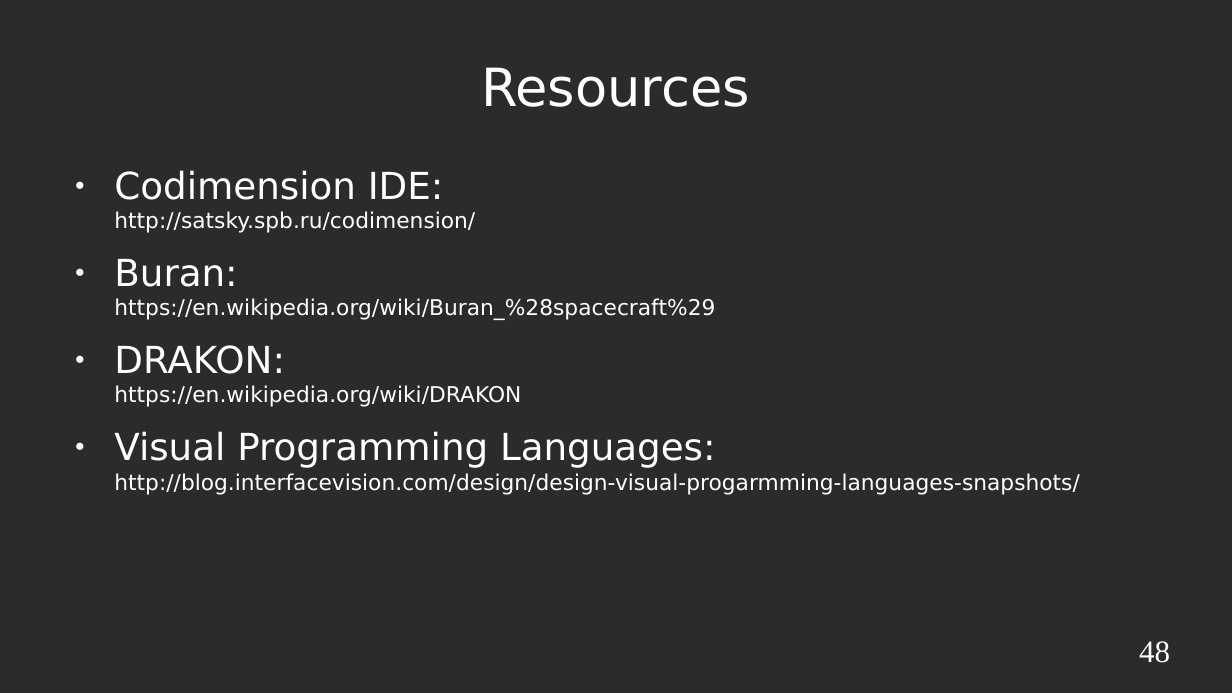
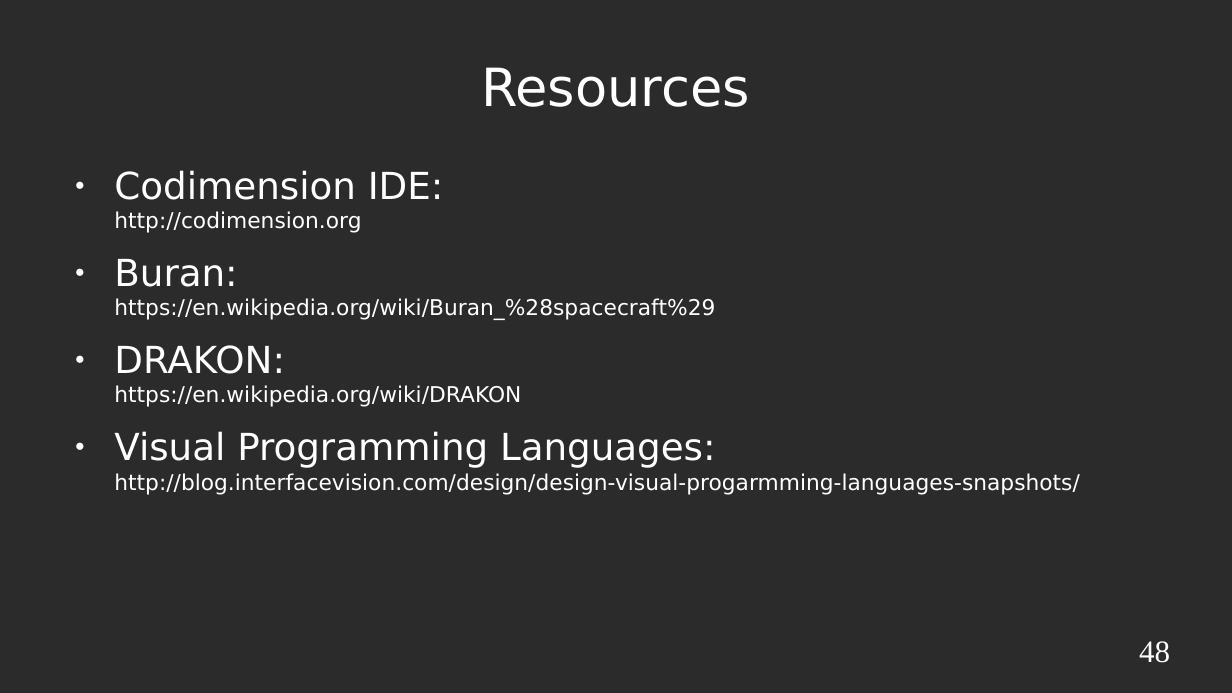
Before and after one commit to SergeySatskiy/codimension, a slide deck: slide 48 of doc/presentation/Visualization.odp. Drawn at 1232x693 pixels with LibreOffice and Linux fonts; fonts in the diff are those of the drawing; background and template pictures are left out; a plain dark background stands for a picture behind light text. Boxes give left, top, right and bottom in pixels: in the first picture for what was removed or moved away, otherwise in the second. Text is boxed around its words. In the diff, an @@ line names an element or a change of style, - is before the commit and + after.

```diff
--- a/doc/presentation/Visualization.odp
+++ b/doc/presentation/Visualization.odp
@@ text at <box>114,170,444,233</box>: text changed @@
-● Codimension IDE:
-  http://satsky.spb.ru/codimension/
+● Codimension IDE:
+  http://codimension.org
```
Also in this commit, not shown: 1 other slide changed.
